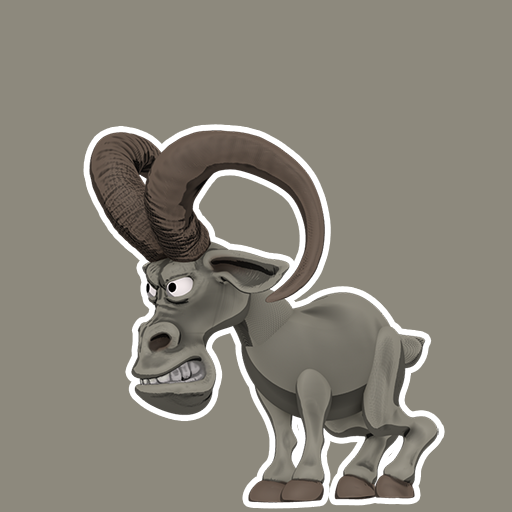
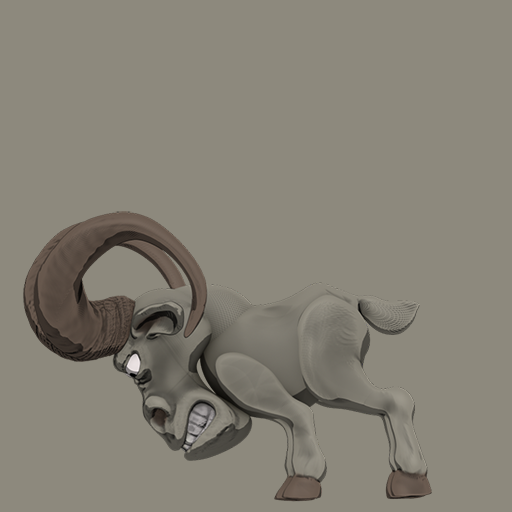
Two versions of the same layered image (w=512, h=512). Layer-by-layer changes:
removed layer "Background copy" (1st of 3) over [89, 130, 439, 503]
added group "Charge" with 8 layers above "Layer 0" over [23, 124, 445, 502]
renamed "Background copy" to "4", showed it, moved it into group "Charge" over [23, 211, 432, 502]
